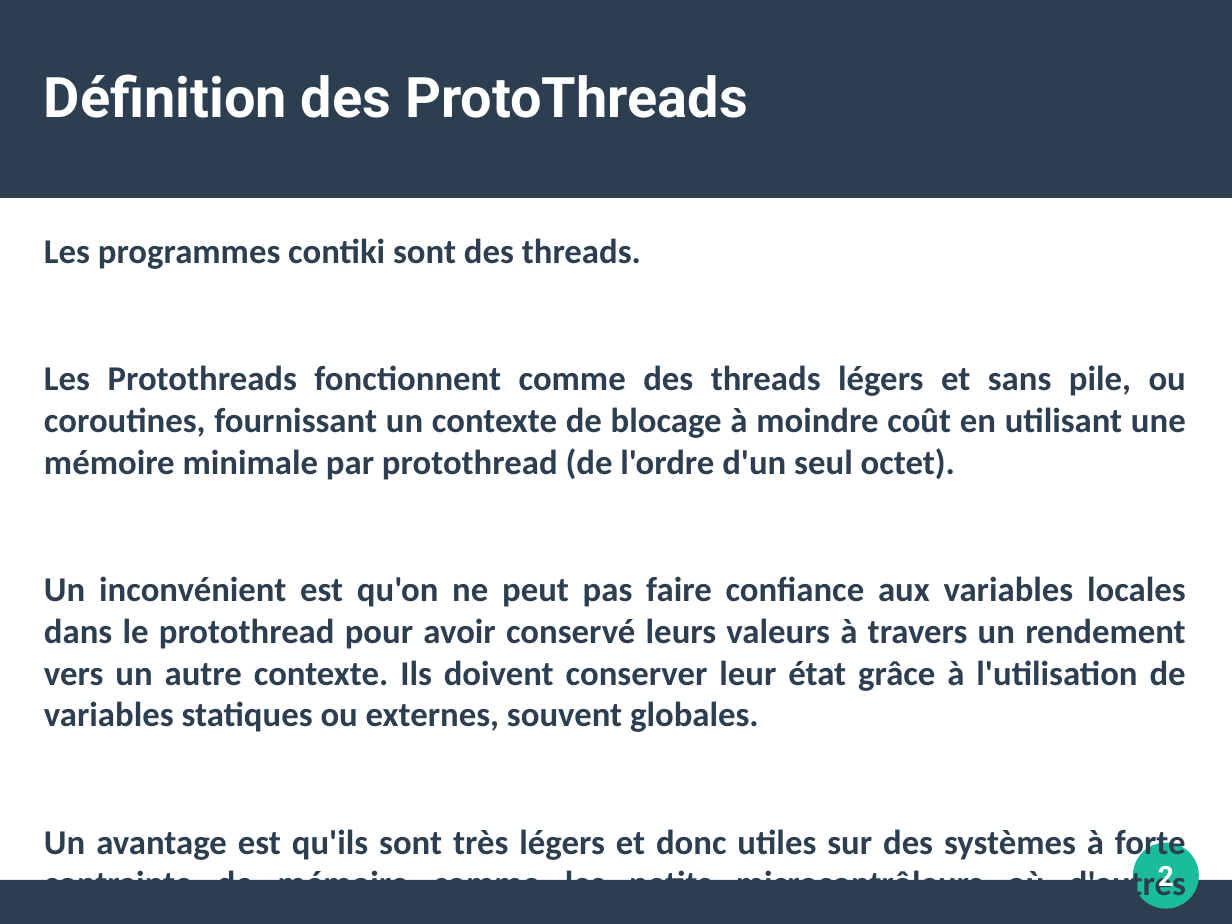
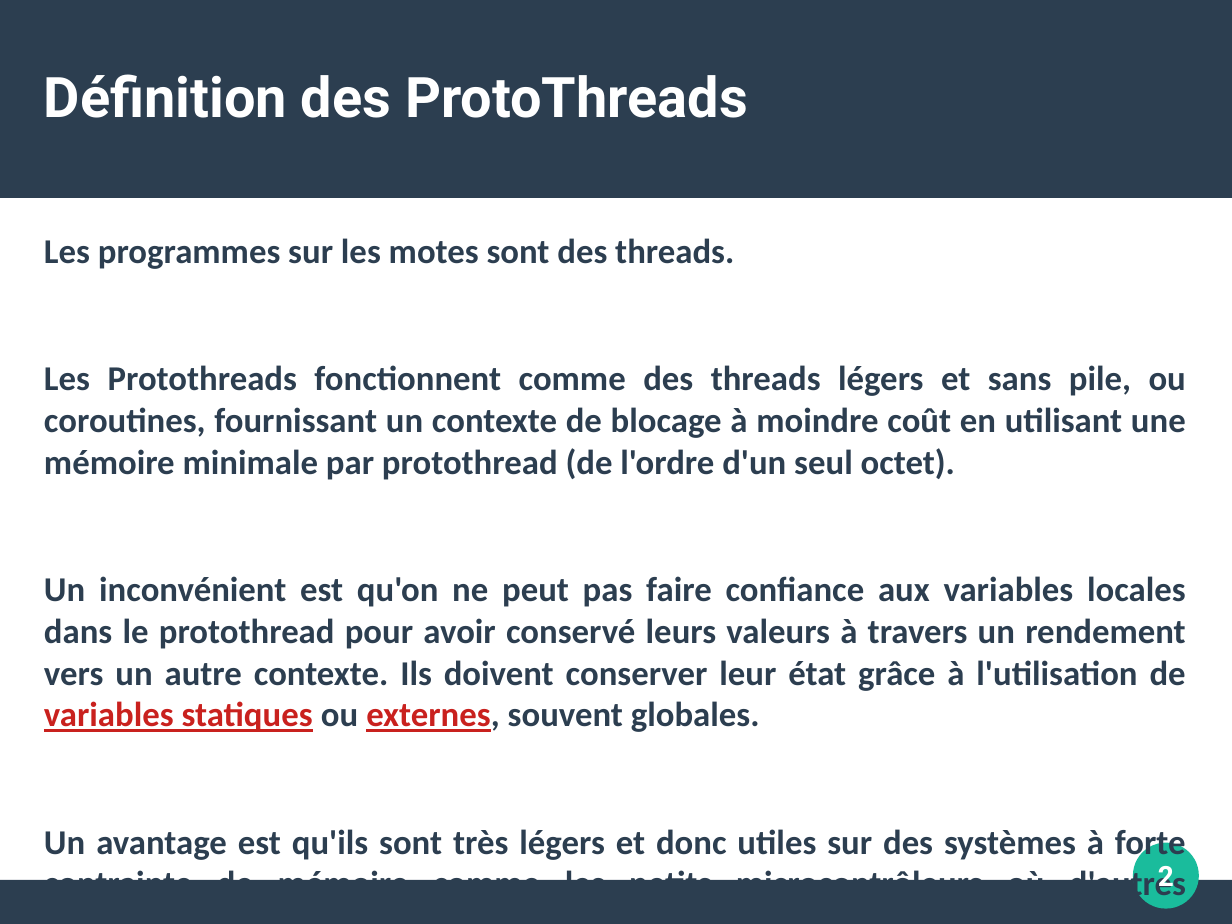
Before and after one commit to Hugo-SEQUIER/ProjetS3, a slide deck: slide 2 of ressources/nos_resumes/programmer_sur_contiki.odp. Drawn at 1232x924 pixels with LibreOffice and Linux fonts; fonts in the diff are those of the drawing. Boxes give left, top, right and bottom in pixels: in the first picture for what was removed or moved away, otherwise in the second. Text is boxed around its words. In the diff, an @@ line names an element or a change of style, - is before the commit and + after.

```diff
--- a/ressources/nos_resumes/programmer_sur_contiki.odp
+++ b/ressources/nos_resumes/programmer_sur_contiki.odp
@@ text at [44, 238, 734, 269]: text changed @@
-Les programmes contiki sont des threads.
+Les programmes sur les motes sont des threads.
@@ text at [44, 576, 1186, 732]: text colour #2C3E50 to #C9211E, underline on in "variables statiques externes," @@
```
Also in this commit, not shown: 2 other slides changed, 5 slides added, 2 slides removed, 6 other files.
